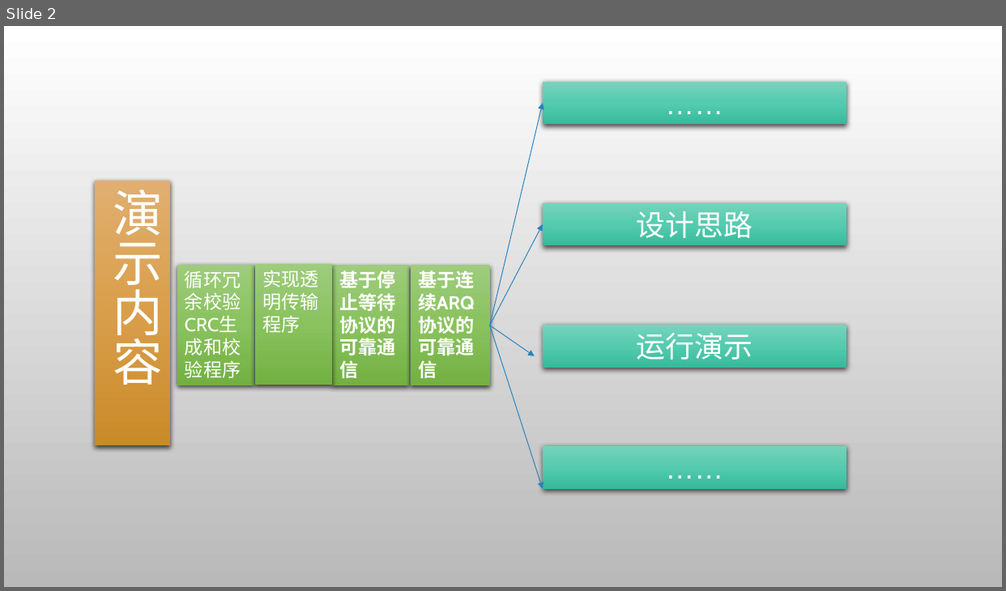
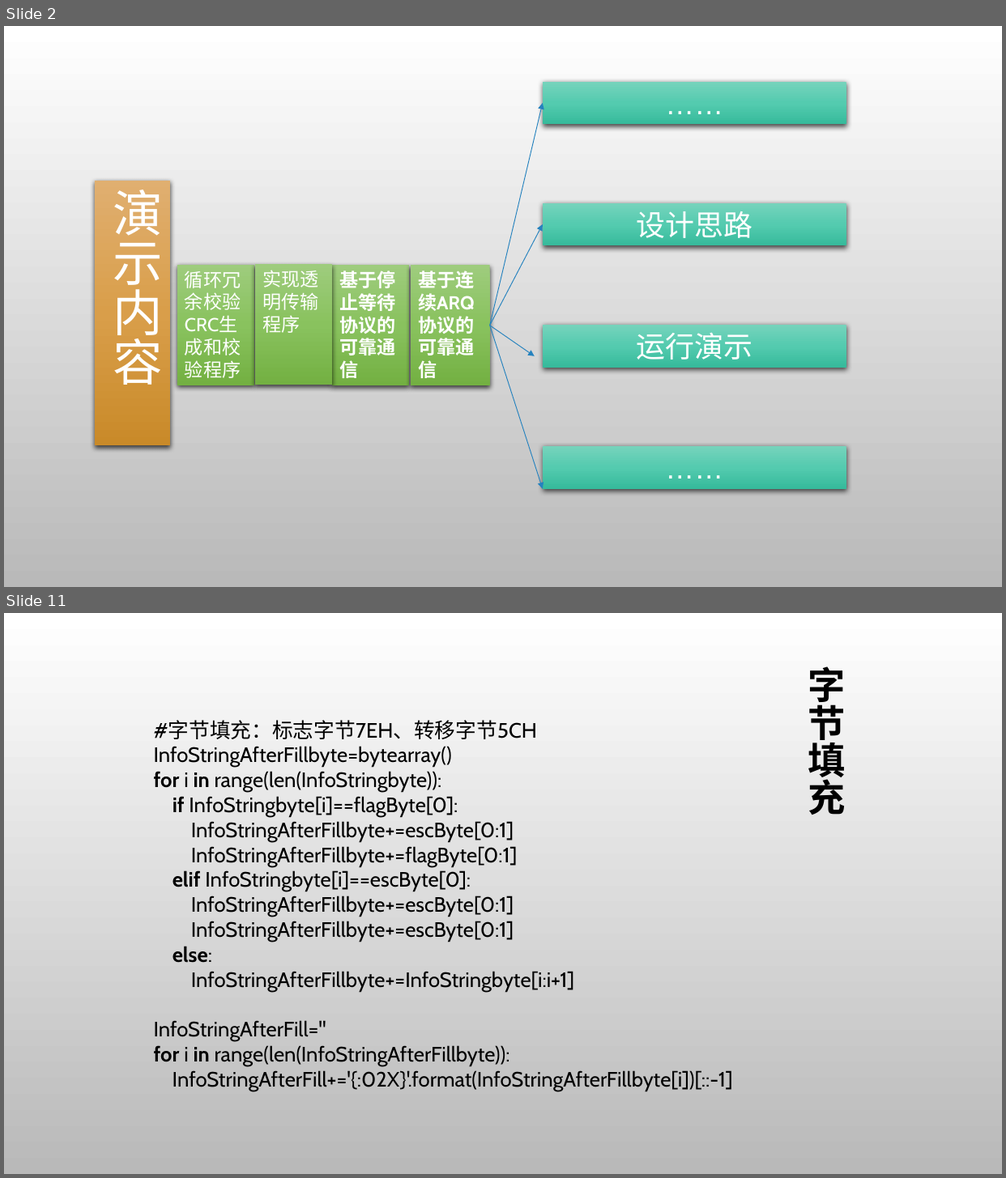
Before and after one commit to gcrth/computer_network, a slide deck: chapter3/ppt/ppt-chapter3.pptx. Shown one above the other, each under a label of ours: slide 2 before the commit, slides 2 and 11 after it; the slides between them are not shown. The pictures are 1006x591 and 1006x1178 pixels, drawn with LibreOffice and Linux fonts; fonts in the diff are those of the drawing; background and template pictures are left out. Boxes give left, top, right and bottom in pixels: in the first picture for what was removed or moved away, otherwise in the second. Text is boxed around its words. In the diff, an @@ line names an element or a change of style, - is before the commit and + after.

```diff
--- a/chapter3/ppt/ppt-chapter3.pptx
+++ b/chapter3/ppt/ppt-chapter3.pptx
@@ slide 11 added at (4, 613, 1002, 1174), background picture (left out) @@
@@ title added at (808, 666, 846, 815), 36 pt, text #000000, bold @@
+字节填充
@@ text added at (154, 720, 733, 1092), 20 pt, text #000000 @@
+#字节填充：标志字节7EH、转移字节5CH
+InfoStringAfterFillbyte=bytearray()
+for i in range(len(InfoStringbyte)):
+if InfoStringbyte[i]==flagByte[0]:
+InfoStringAfterFillbyte+=escByte[0:1]
+InfoStringAfterFillbyte+=flagByte[0:1]
+elif InfoStringbyte[i]==escByte[0]:
+InfoStringAfterFillbyte+=escByte[0:1]
+InfoStringAfterFillbyte+=escByte[0:1]
+else:
+InfoStringAfterFillbyte+=InfoStringbyte[i:i+1]
+InfoStringAfterFill=''
+for i in range(len(InfoStringAfterFillbyte)):
+InfoStringAfterFill+='{:02X}'.format(InfoStringAfterFillbyte[i])[::-1]
```
Also in this commit, not shown: 2 slides changed, 27 other slides added, 2 slides removed.
